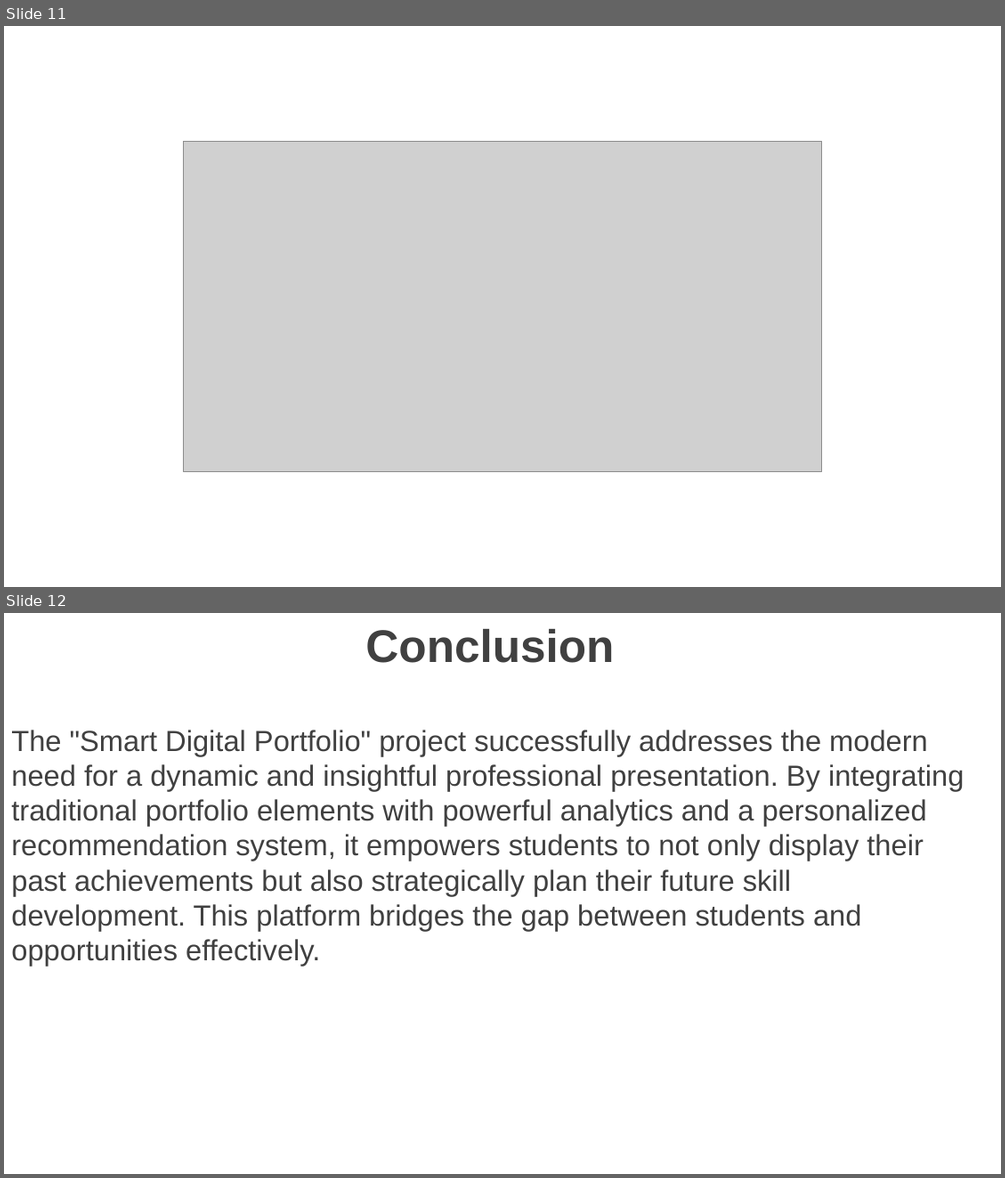
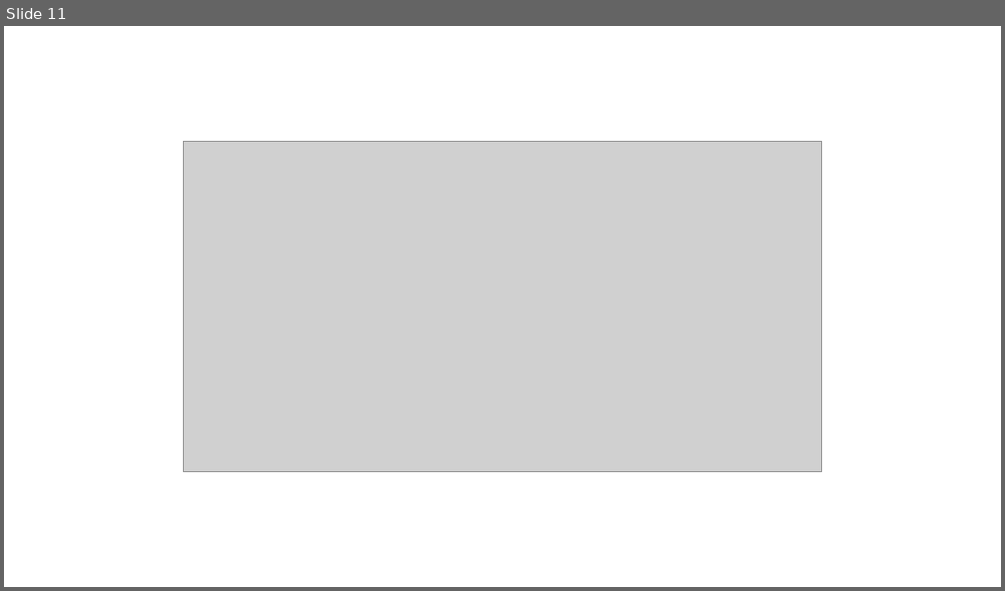
Before and after one commit to monikamo1593-max/Monika-TNSDC-FWD-DP, a slide deck: 43824cb6-e526-483f-a904-c6d1296fc463.pptx. Shown one above the other, each under a label of ours: slides 11 and 12 before the commit, slide 11 after it. The pictures are 1005x1178 and 1005x591 pixels, drawn with LibreOffice and Linux fonts; fonts in the diff are those of the drawing; grey boxes stand for pictures; background and template pictures are left out. Boxes give left, top, right and bottom in pixels: in the first picture for what was removed or moved away, otherwise in the second. Text is boxed around its words. In the diff, an @@ line names an element or a change of style, - is before the commit and + after.

```diff
--- a/43824cb6-e526-483f-a904-c6d1296fc463.pptx
+++ b/43824cb6-e526-483f-a904-c6d1296fc463.pptx
@@ slide 12 removed at (x1=4, y1=613, x2=1001, y2=1174), background picture (left out) @@
@@ text removed at (x1=11, y1=629, x2=963, y2=965) @@
-Conclusion
-The "Smart Digital Portfolio" project successfully addresses the modern need for a dynamic and insightful professional presentation. By integrating traditional portfolio elements with powerful analytics and a personalized recommendation system, it empowers students to not only display their past achievements but also strategically plan their future skill development. This platform bridges the gap between students and opportunities effectively.
```
Also in this commit, not shown: 1 slide changed, 2 slides added.
